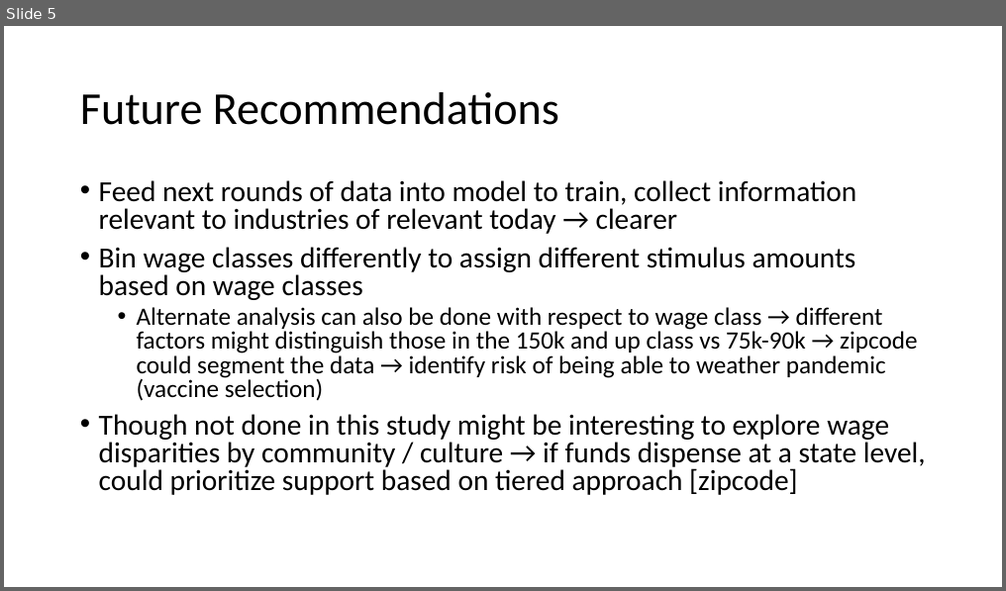
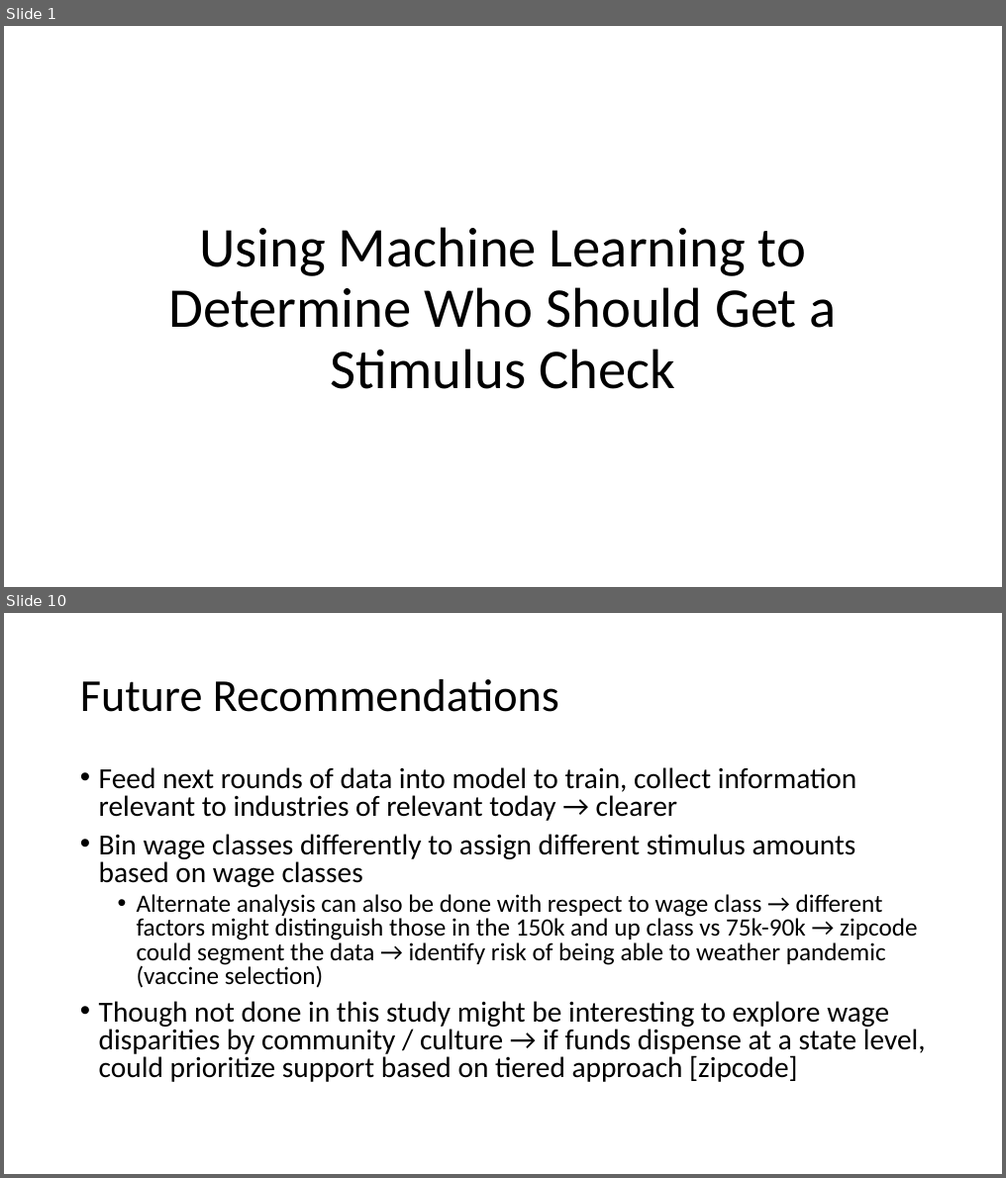
Before and after one commit to scottlou/gitStash_lab, a slide deck: MOD3/Mod3_FinalProject/Mod3Project.pptx. Shown one above the other, each under a label of ours: slide 5 before the commit, slides 1 and 10 after it; the slides between them are not shown. The pictures are 1006x591 and 1006x1178 pixels, drawn with LibreOffice and Linux fonts; fonts in the diff are those of the drawing. Boxes give left, top, right and bottom in pixels: in the first picture for what was removed or moved away, otherwise in the second. Text is boxed around its words. In the diff, an @@ line names an element or a change of style, - is before the commit and + after.

```diff
--- a/MOD3/Mod3_FinalProject/Mod3Project.pptx
+++ b/MOD3/Mod3_FinalProject/Mod3Project.pptx
@@ slide 1 added at [4, 26, 1002, 587], background #FFFFFF @@
@@ title added at [168, 227, 837, 389], 54 pt, text #000000 @@
+Using Machine Learning to Determine Who Should Get a Stimulus Check
@@ what was slide 5 is now slide 10 @@
```
Also in this commit, not shown: 3 slides changed, 7 other slides added, 1 slide removed, 38 other files.
